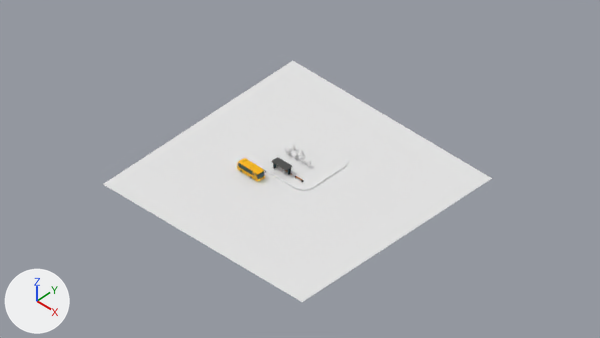
What one commit did to the Blender file Blends/OutdoorItems.blend.
One viewpoint serves both versions: the file's camera 'Camera'. Lighting does not change. The marker at lower left points along +X, +Y and +Z.

The older version as bpy lines, for what is in view:
```python
me_cube_004 = bpy.data.meshes.new('Cube.004')
me_cube_004.from_pydata(...)  # 40 vertices, 22 faces; spans x -1.0..1.0, y -1.0..1.0, z -1.0..-0.68
me_cube_015 = bpy.data.meshes.new('Cube.015')
me_cube_015.from_pydata(...)  # 3892 vertices, 3749 faces; spans x -2.19..2.18, y -7.28..4.9, z -2.22..1.93
# faces by material slot: [2437, 22, 10, 383, 40, 10, 847]
me_cube_015.materials.append(mat_material_002)  # yellow #ffbf14
me_cube_015.materials.append(mat_material_004)  # yellow #fff953
me_cube_015.materials.append(mat_material_005)  # orange #ff5500
me_cube_015.materials.append(mat_material_008)  # dark cyan #23444b
me_cube_015.materials.append(mat_material_009)  # red #ff1d00
me_cube_015.materials.append(mat_material_010)  # grey #878787
me_cube_015.materials.append(mat_material_011)  # black #292929
me_plane_002 = bpy.data.meshes.new('Plane.002')
me_plane_002.from_pydata([(-1.0, -1.0, 0.0), (1.0, -1.0, 0.0), (-1.0, 1.0, 0.0), (1.0, 1.0, 0.0)], [], [(0, 1, 3, 2)])
ob_cube_002 = bpy.data.objects.new('Cube.002', me_cube_004)
ob_cube_002.location = (-2.19, 3.37, 0.6)
ob_cube_002.scale = (4.73, 4.73, 0.603)
ob_cube_023 = bpy.data.objects.new('Cube.023', me_cube_015)
ob_cube_023.location = (-5.04, -3.17, 0.88)
ob_cube_023.rotation_euler = (0.0, 0.0, -1.594)  # degrees (0, 0, -91)
ob_cube_023.scale = (0.332, 0.332, 0.332)
ob_plane = bpy.data.objects.new('Plane', me_plane_002)
ob_plane.location = (0.0, 0.0, 0.0)
ob_plane.scale = (18.2, 18.2, 18.2)
```
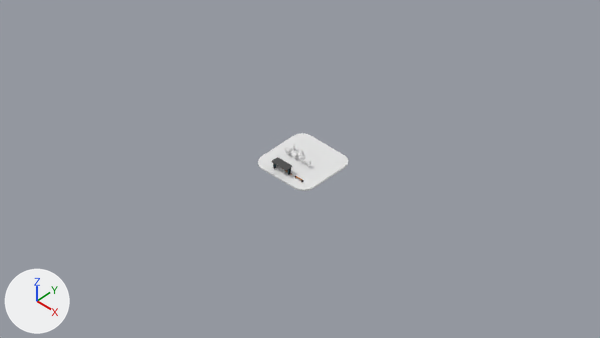
Location of each change, [x1, y1, x2, y2] in pixels of the pictures (600 x 338 px):
'Plane', deleted: before [103, 61, 492, 302]
'Cube.023', deleted: before [237, 158, 265, 181]
    faces in mat_material_002 (yellow #ffbf14): [237, 158, 265, 181]

The edits, one by one:
Object 'Plane' (ob_plane) is deleted.
Object 'Cube.023' (ob_cube_023) is deleted.
Object 'Cylinder.003' (ob_cylinder_003) has a MIRROR modifier named 'Mirror'.
Modifier setting removed (it was mirror_object = ob_cube_023).
Object 'Cylinder.004' (ob_cylinder_004) has a MIRROR modifier named 'Mirror'.
Modifier setting removed (it was mirror_object = ob_cube_023).
